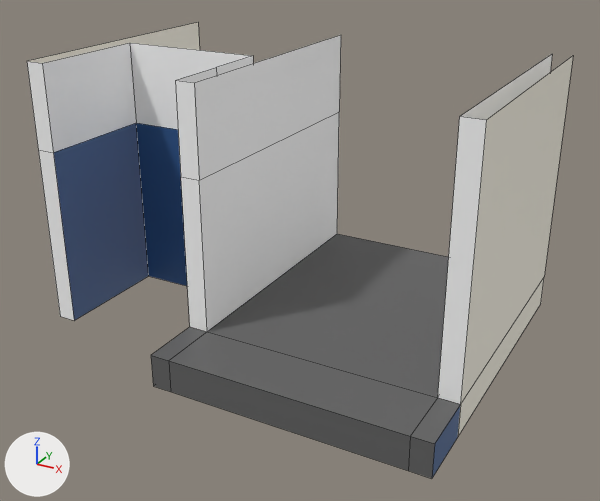
One commit to the FBX model p44/entrance/p-44-entrance-walls.fbx: the scene before it, then after it.
Before and after are seen from a camera (50 mm lens) standing at (9.15, -8.58, 6.39) and looking at (3.63, 1.46, 1.37). Lighting does not change. The marker at lower left points along +X, +Y and +Z. The older version comes first. Mesh edges are drawn as thin lines.

Names of what the first picture shows: 'entrance-wall'.
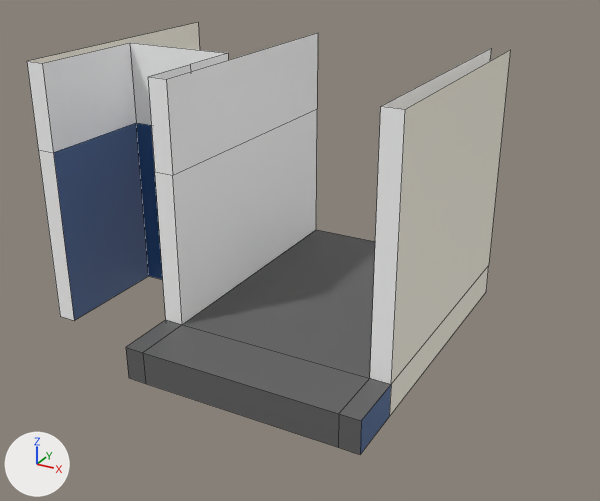
Pixel boxes (x1, y1, x2, y2) of what changed, in the pictures (600 x 501 px; the box of a moved part takes in the faces that stretch with it):
```json
{"object": "entrance-wall", "change": "reshaped", "before": [27, 22, 573, 479], "after": [27, 22, 510, 455], "on screen": "12% narrower"}
{"part": 1, "of": "me_plane_020", "change": "moved or reshaped", "before": [169, 54, 573, 479], "after": [143, 48, 510, 455]}
{"part": 2, "of": "me_plane_020", "change": "moved or reshaped", "before": [130, 35, 341, 392], "after": [126, 33, 318, 384]}
```

Scene script edits in JSON lines:
```json
{"block": "me_plane_020", "where": "# used by ob_entrance_wall; location = (0.0, 0.0, 0.0)"}
{"op": "remove", "block": "me_plane_020", "code": "me_plane_020.from_pydata(...)  # 47 vertices, 30 faces; spans x 0.0..6.7, y -0.91..4.2, z 0.0..4.1"}
{"op": "add", "block": "me_plane_020", "code": "me_plane_020.from_pydata(...)  # 47 vertices, 30 faces; spans x 0.0..5.77, y -0.91..4.2, z 0.0..4.1"}
{"block": "me_plane_020", "change": "me_plane_020 part 1: all 14 vertices in x 6.4..6.7, y -0.91..4.2, z 0.0..4.1 are moved by (-0.93, 0.0, 0.0)"}
{"block": "me_plane_020", "change": "me_plane_020 part 2: all 20 vertices in x 2.6..2.9, y -0.91..4.2, z 0.0..4.1 are moved by (-0.44, 0.0, 0.0)"}
```
